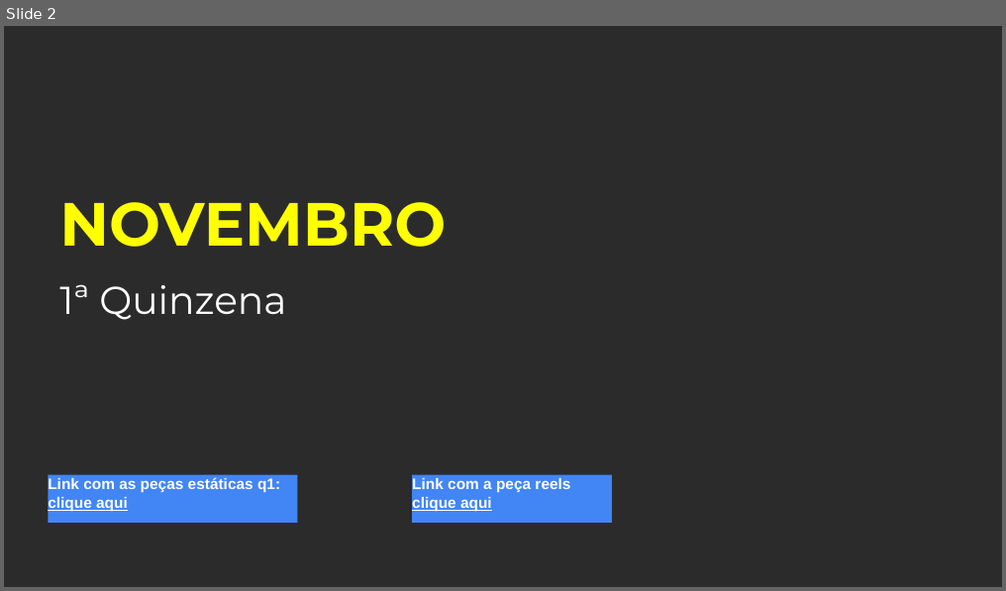
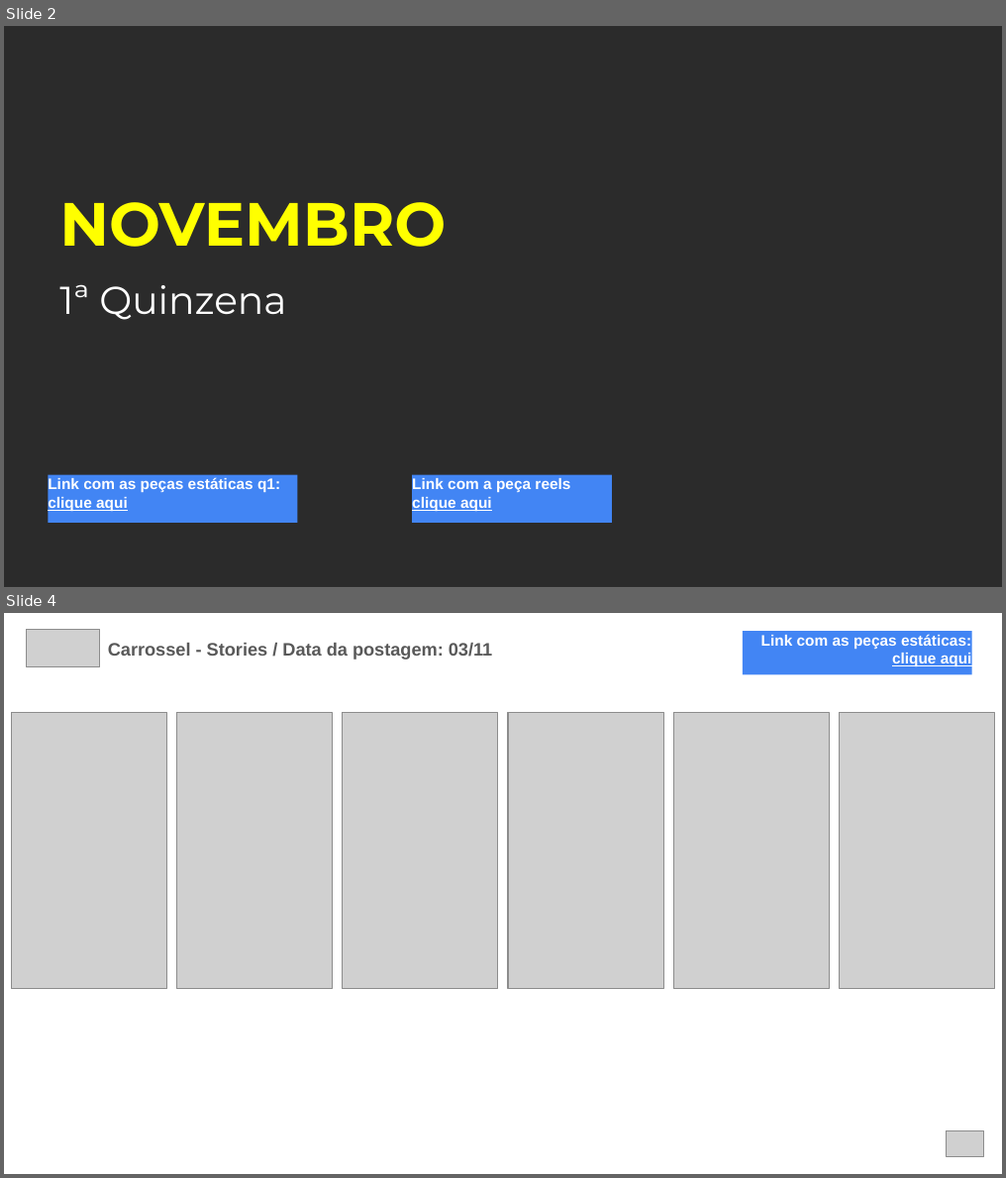
Before and after one commit to thiagoosocial/dashboard-instagram, a slide deck: Conteudos_Novembro_1_Quinzena_Lacca_Belvedere.pptx. Shown one above the other, each under a label of ours: slide 2 before the commit, slides 2 and 4 after it; the slides between them are not shown. The pictures are 1006x591 and 1006x1178 pixels, drawn with LibreOffice and Linux fonts; fonts in the diff are those of the drawing; grey boxes stand for pictures; background and template pictures are left out; a plain dark background stands for a picture behind light text. Boxes give left, top, right and bottom in pixels: in the first picture for what was removed or moved away, otherwise in the second. Text is boxed around its words. In the diff, an @@ line names an element or a change of style, - is before the commit and + after.

```diff
--- a/Conteudos_Novembro_1_Quinzena_Lacca_Belvedere.pptx
+++ b/Conteudos_Novembro_1_Quinzena_Lacca_Belvedere.pptx
@@ slide 4 added at bbox=[4, 613, 1002, 1174], background #FFFFFF @@
@@ picture added at bbox=[26, 629, 100, 666] @@
@@ rectangle added at bbox=[743, 631, 972, 674], fill #4285F4, 11 pt, text #FFFFFF, bold @@
+Link com as peças estáticas:
+clique aqui
@@ text added at bbox=[108, 643, 492, 660], 13 pt, text #595959, bold @@
+Carrossel - Stories / Data da postagem: 03/11
@@ picture added at bbox=[11, 713, 166, 989] @@
@@ picture added at bbox=[176, 713, 333, 989] @@
@@ picture added at bbox=[343, 713, 498, 989] @@
@@ picture added at bbox=[508, 713, 663, 989] @@
@@ picture added at bbox=[673, 713, 830, 989] @@
@@ picture added at bbox=[840, 713, 995, 989] @@
@@ picture added at bbox=[946, 1131, 984, 1157] @@
```
Also in this commit, not shown: 1 slide changed, 4 other slides added.
